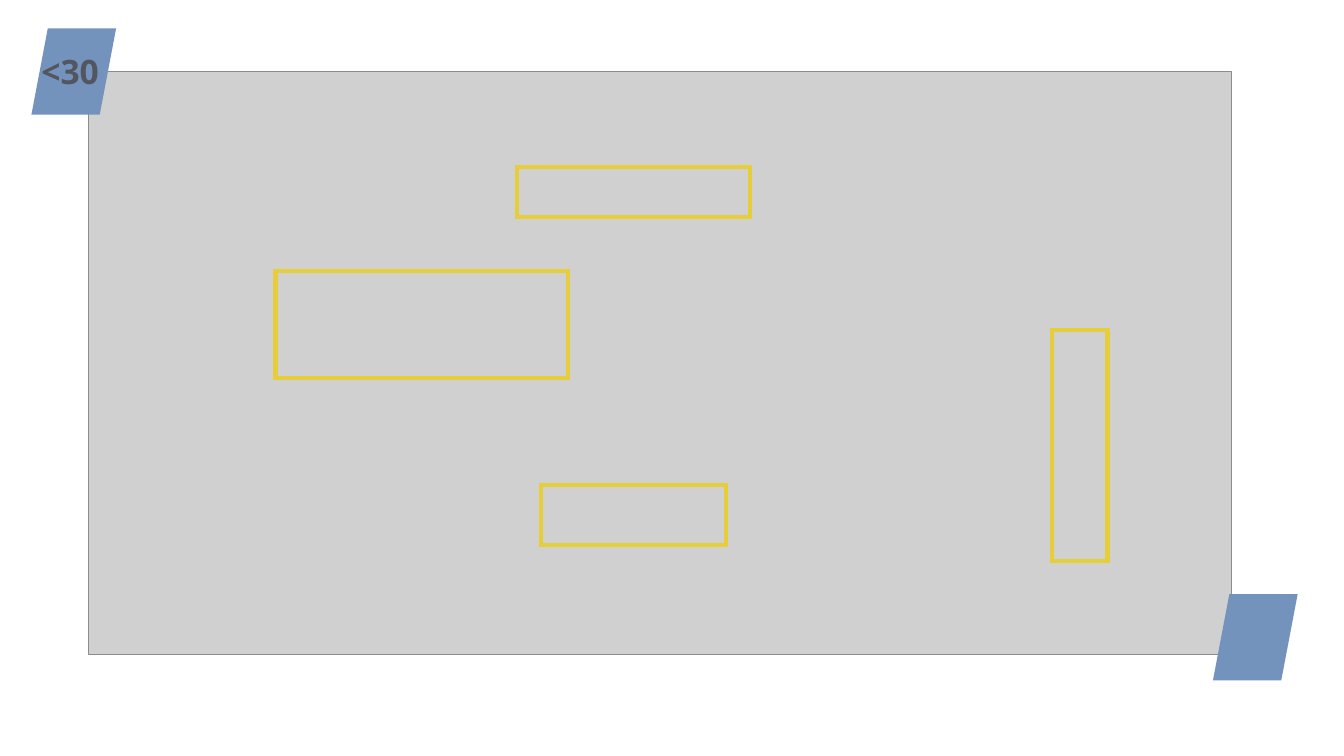
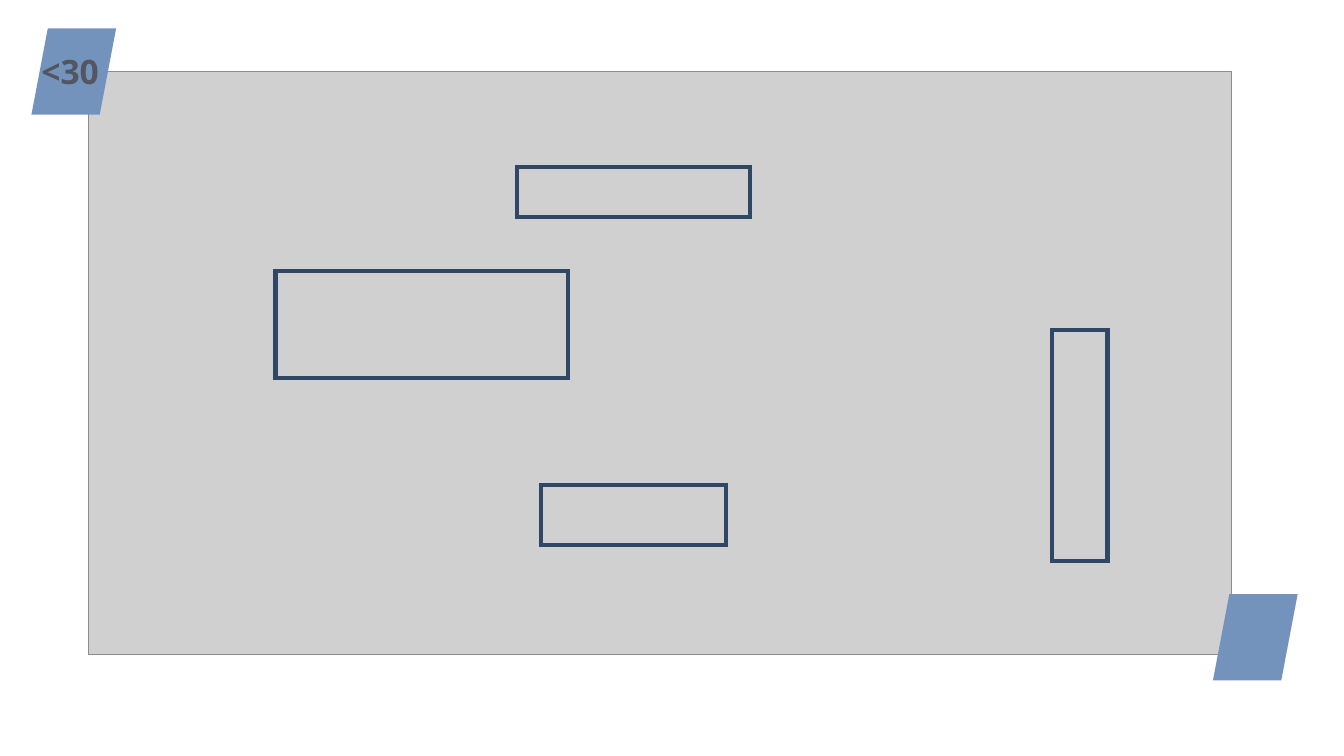
Before and after one commit to miazhx/metacritic, a slide deck: slide 9 of Metacritic Scrapy Project - Hanxiao(Mia) Zhang.pptx. Drawn at 1344x756 pixels with LibreOffice and Linux fonts; fonts in the diff are those of the drawing; grey boxes stand for pictures. Boxes give left, top, right and bottom in pixels: in the first picture for what was removed or moved away, otherwise in the second. Text is boxed around its words. In the diff, an @@ line names an element or a change of style, - is before the commit and + after.

```diff
--- a/Metacritic Scrapy Project - Hanxiao(Mia) Zhang.pptx
+++ b/Metacritic Scrapy Project - Hanxiao(Mia) Zhang.pptx
@@ outline #E5CE39 3 pt to #314766 3 pt in 4 elements at [1053, 330, 1108, 561], [517, 166, 750, 217], [541, 485, 726, 544], [275, 271, 568, 378] @@
```
Also in this commit, not shown: 3 other slides changed, 2 other files.
